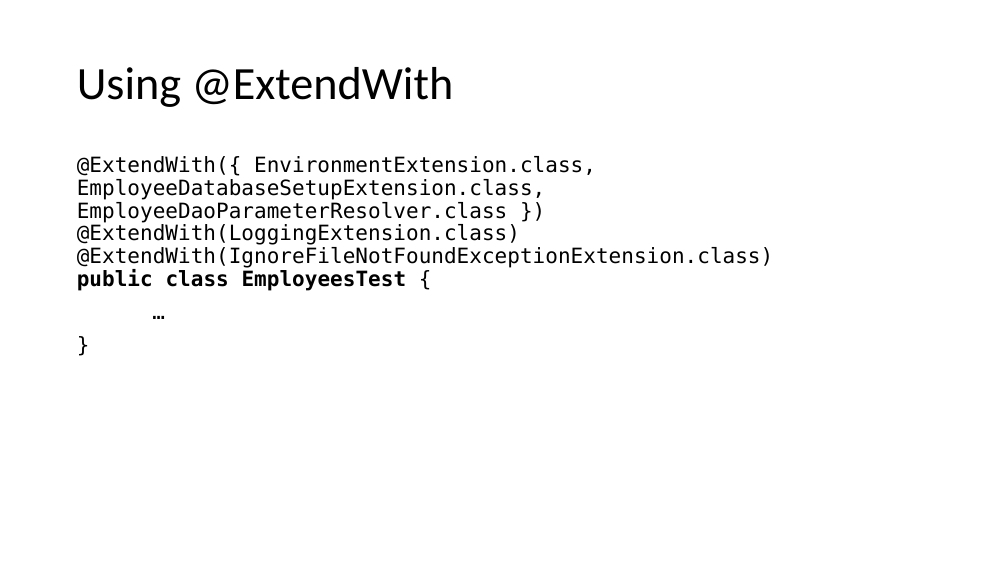
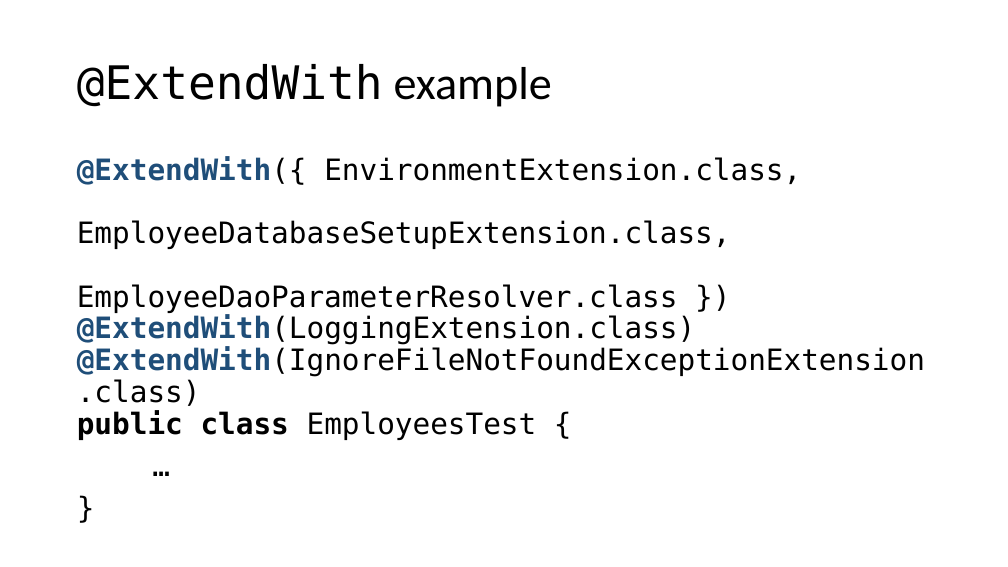
Before and after one commit to cebartling/test-driven, a slide deck: slide 8 of presentations/Introduction to JUnit 5.pptx. Drawn at 1008x567 pixels with LibreOffice and Linux fonts; fonts in the diff are those of the drawing. Boxes give left, top, right and bottom in pixels: in the first picture for what was removed or moved away, otherwise in the second. Text is boxed around its words. In the diff, an @@ line names an element or a change of style, - is before the commit and + after.

```diff
--- a/presentations/Introduction to JUnit 5.pptx
+++ b/presentations/Introduction to JUnit 5.pptx
@@ title at box(77, 64, 552, 107): text changed; font Calibri to DejaVu Sans Mono @@
-Using @ExtendWith
+@ExtendWith example
@@ text "@ExtendWith({ EnvironmentExtension.class, EmployeeDatabaseSe ..." at box(77, 156, 925, 440): size 20 to 28 pt; text colour #000000 to #1F4E79, bold on in "@ExtendWith({ @ExtendWith(LoggingExtension.class) @ExtendWit ..."; bold off in "EmployeesTest" @@
```
Also in this commit, not shown: 14 other slides changed, 2 slides removed, 1 other file.
